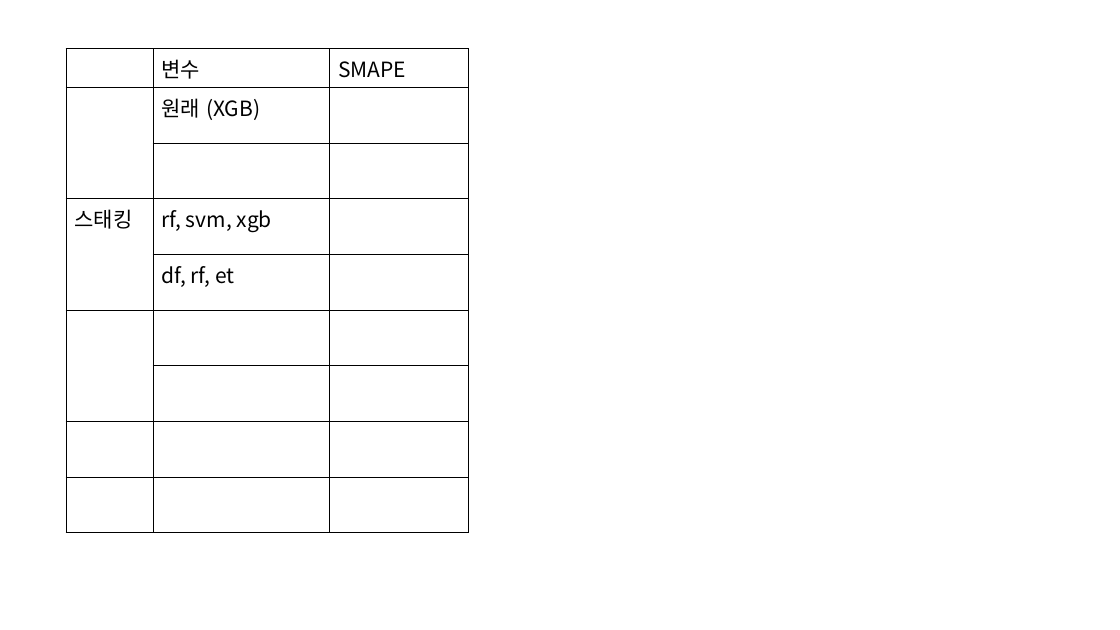
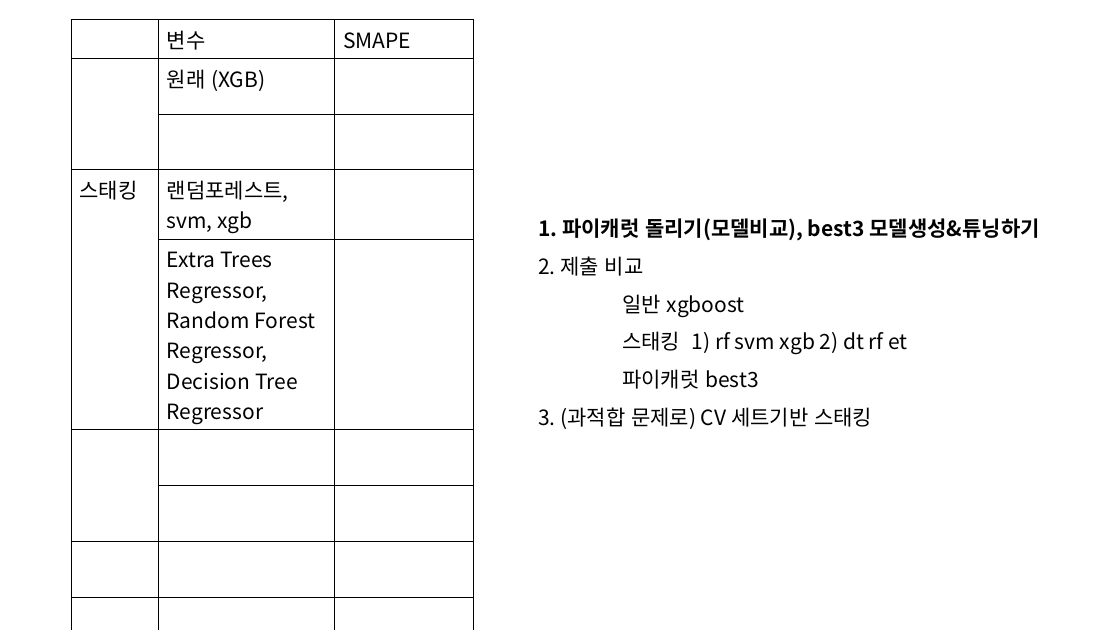
Before and after one commit to 2023dacon/Power-usage-Prediction, a slide deck: slide 6 of 파일/대회.pptx. Drawn at 1120x630 pixels with LibreOffice and Linux fonts; fonts in the diff are those of the drawing. Boxes give left, top, right and bottom in pixels: in the first picture for what was removed or moved away, otherwise in the second. Text is boxed around its words. In the diff, an @@ line names an element or a change of style, - is before the commit and + after.

```diff
--- a/파일/대회.pptx
+++ b/파일/대회.pptx
@@ table at [71,20,475,611] @@
-row 4, column 2: rf, svm, xgb
+row 4, column 2: 랜덤포레스트, svm, xgb
-row 5, column 2: df, rf, et
+row 5, column 2: Extra Trees Regressor, Random Forest Regressor, Decision Tree Regressor
@@ table: place and size @@
-table at [66,49,470,533]
+table at [71,20,475,611]
@@ text added at [538,218,1040,429], 18 pt, text #000000 @@
+1. 파이캐럿 돌리기(모델비교), best3 모델생성&튜닝하기
+2. 제출 비교
+일반 xgboost
+스태킹 1) rf svm xgb 2) dt rf et
+파이캐럿 best3
+3. (과적합 문제로) CV 세트기반 스태킹
```
Also in this commit, not shown: 2 other slides changed, 6 slides added, 2 slides removed, 2 other files.
